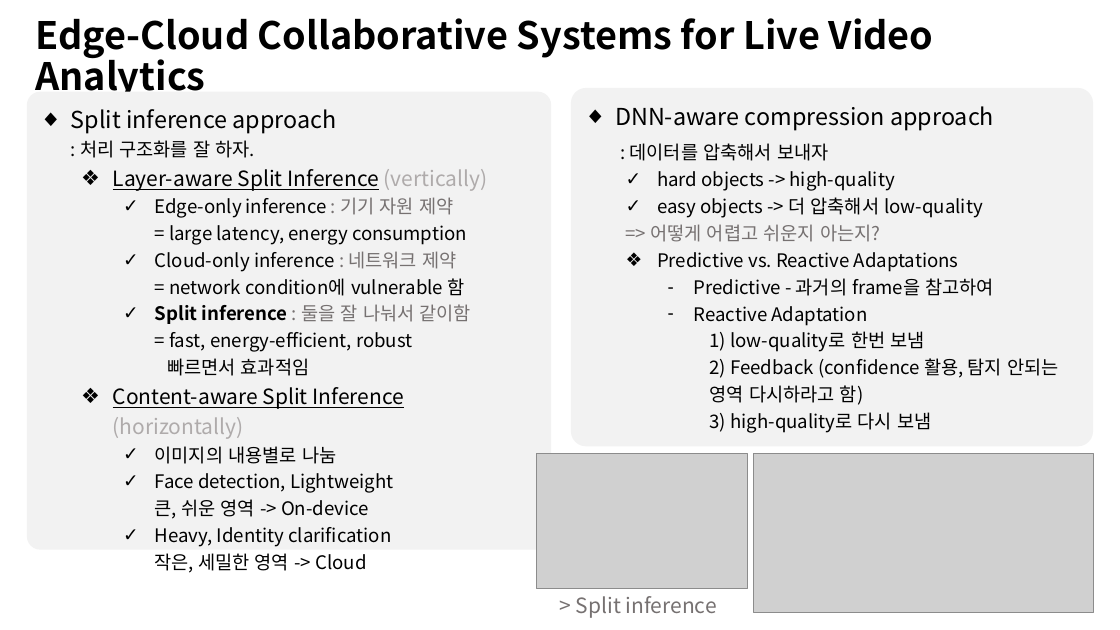
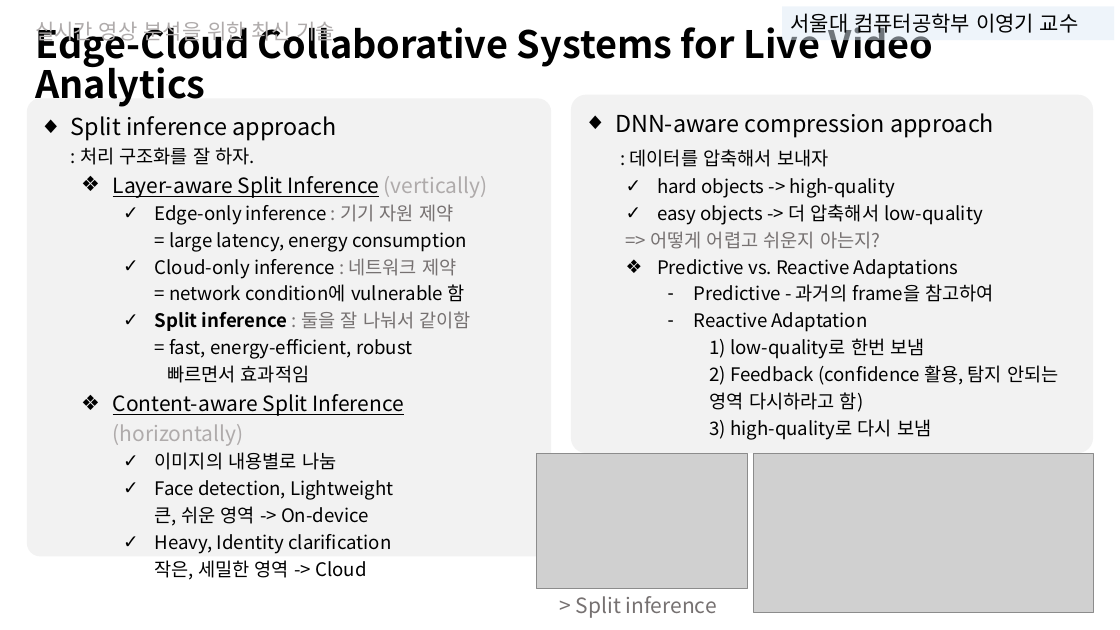
Before and after one commit to sohee98/DeepLearning_study, a slide deck: slide 2 of 미팅 자료/1주차(220316)-세미나영상요약.pptx. Drawn at 1120x630 pixels with LibreOffice and Linux fonts; fonts in the diff are those of the drawing; grey boxes stand for pictures. Boxes give left, top, right and bottom in pixels: in the first picture for what was removed or moved away, otherwise in the second. Text is boxed around its words. In the diff, an @@ line names an element or a change of style, - is before the commit and + after.

```diff
--- a/미팅 자료/1주차(220316)-세미나영상요약.pptx
+++ b/미팅 자료/1주차(220316)-세미나영상요약.pptx
@@ title "Edge-Cloud Collaborative Systems for Live ..." rewrapped from bbox=[35, 18, 934, 92] to bbox=[35, 19, 934, 107] @@
@@ text added at bbox=[35, 22, 335, 44], 18 pt, text #AFABAB @@
+실시간 영상 분석을 위한 최신 기술
@@ rectangle added at bbox=[782, 7, 1114, 40], fill #DEEBF7 at 50% opacity, 18 pt, text #030303 @@
+서울대 컴퓨터공학부 이영기 교수
@@ rounded rectangle "Split inference approach : 처리 ...": place and size @@
-rounded rectangle "Split inference approach : 처리 ..." at bbox=[27, 92, 551, 549]
+rounded rectangle "Split inference approach : 처리 ..." at bbox=[27, 98, 551, 556]
@@ rounded rectangle "DNN-aware compression approach : 데이터를 ...": place and size @@
-rounded rectangle "DNN-aware compression approach : 데이터를 ..." at bbox=[571, 88, 1094, 447]
+rounded rectangle "DNN-aware compression approach : 데이터를 ..." at bbox=[571, 95, 1094, 454]
```
Also in this commit, not shown: 7 other slides changed, 7 other files.
